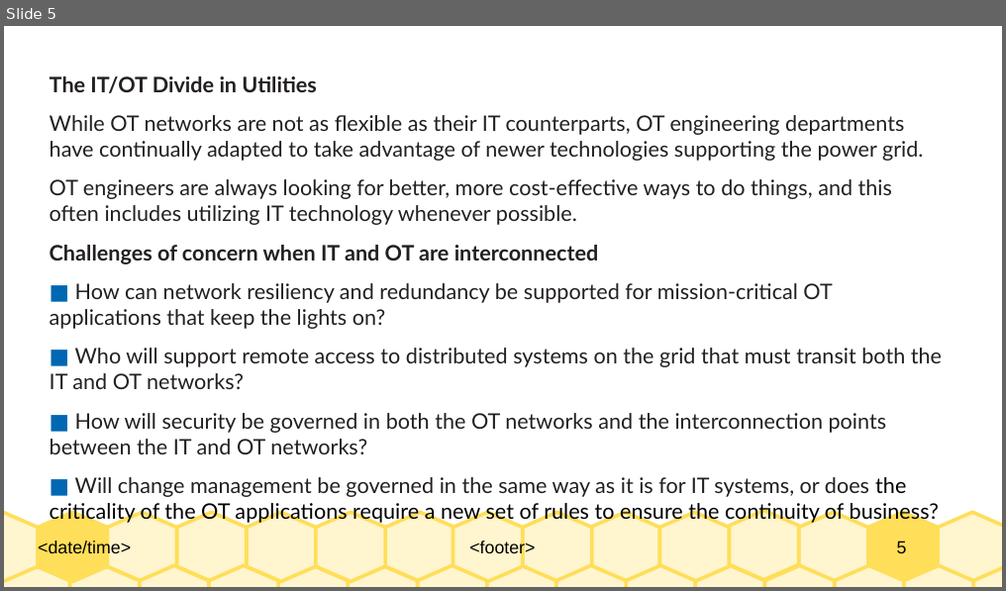
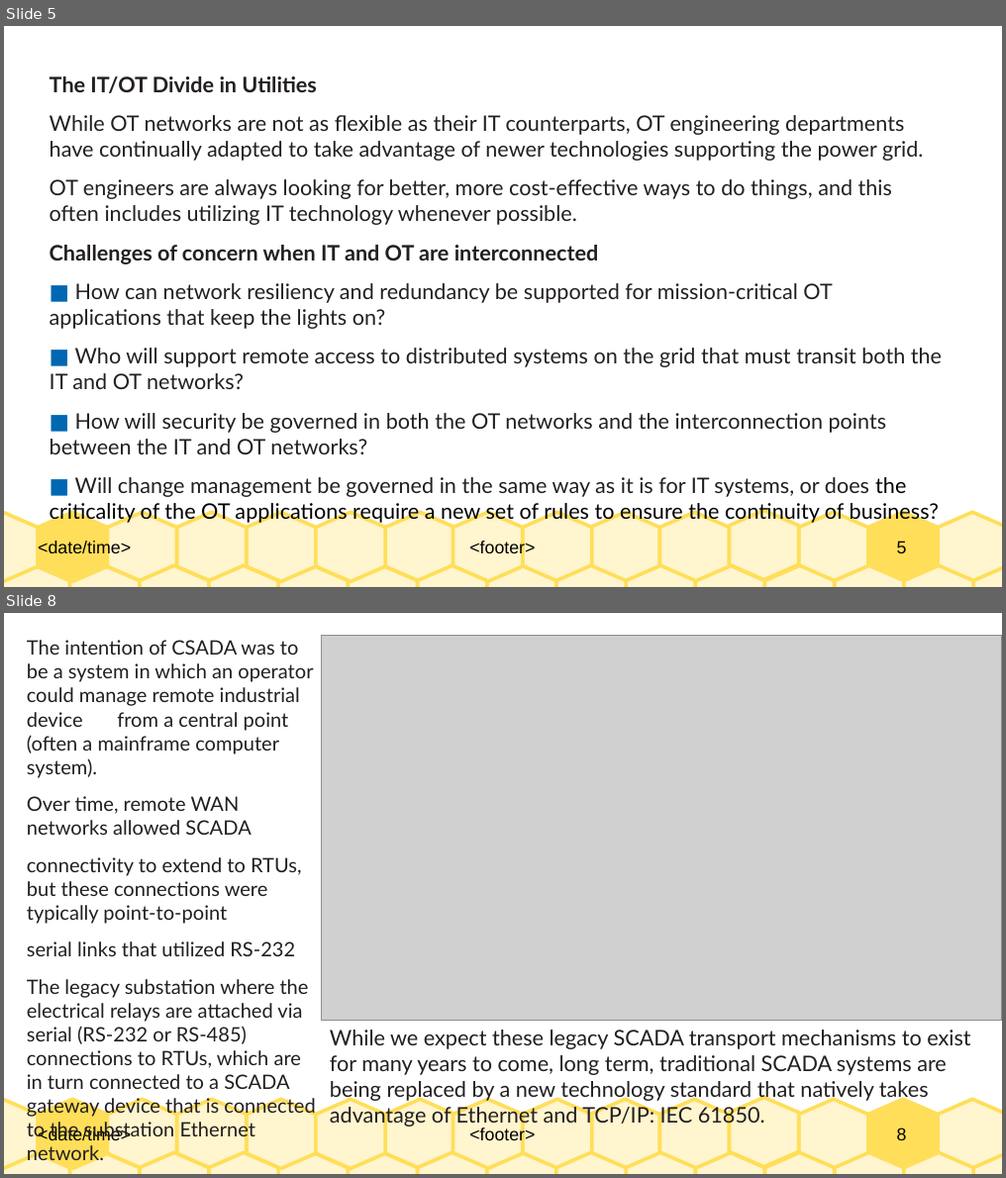
Before and after one commit to Dihfahsih1/Masters-Software-Engineering, a slide deck: yr-sem1/IoT/chapter-11-summary.odp. Shown one above the other, each under a label of ours: slide 5 before the commit, slides 5 and 8 after it; the slides between them are not shown. The pictures are 1006x591 and 1006x1178 pixels, drawn with LibreOffice and Linux fonts; fonts in the diff are those of the drawing; grey boxes stand for pictures. Boxes give left, top, right and bottom in pixels: in the first picture for what was removed or moved away, otherwise in the second. Text is boxed around its words. In the diff, an @@ line names an element or a change of style, - is before the commit and + after.

```diff
--- a/yr-sem1/IoT/chapter-11-summary.odp
+++ b/yr-sem1/IoT/chapter-11-summary.odp
@@ slide 8 added at <box>4,613,1002,1174</box>, background #FFFFFF; not listed: 33 template elements that a slide beside it also shows @@
@@ text added at <box>27,640,315,1165</box>, 15.8 pt, text #231F20 @@
+The intention of CSADA was to be a system in which an operator could manage remote industrial device from a central point (often a mainframe computer system).
+Over time, remote WAN networks allowed SCADA
+connectivity to extend to RTUs, but these connections were typically point-to-point
+serial links that utilized RS-232
+The legacy substation where the electrical relays are attached via serial (RS-232 or RS-485) connections to RTUs, which are in turn connected to a SCADA gateway device that is connected to the substation Ethernet network.
@@ picture added at <box>321,636,1002,1021</box> @@
@@ text added at <box>330,1030,970,1128</box>, 17.1 pt, text #231F20 @@
+While we expect these legacy SCADA transport mechanisms to exist for many years to come, long term, traditional SCADA systems are being replaced by a new technology standard that natively takes advantage of Ethernet and TCP/IP: IEC 61850.
```
Also in this commit, not shown: 11 other slides added.
